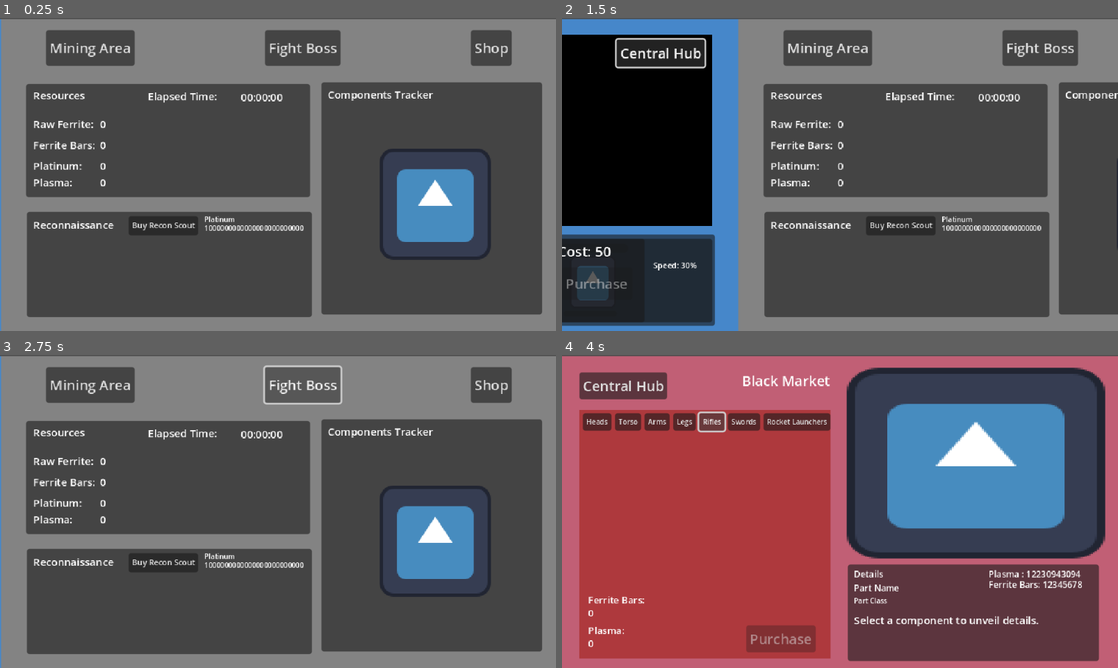
Above: before the commit, frames 1-4 (two rows, left to right).
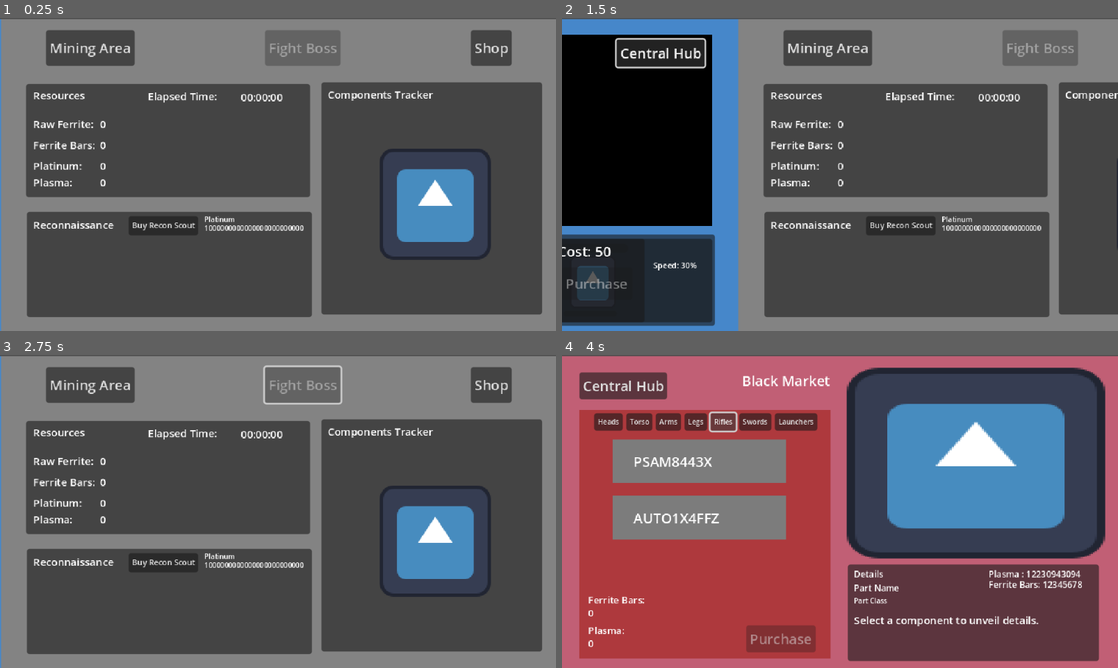
Above: after the commit, the same moments.

Repository: DennysGuy/MechvorIdle
Game: Godot game, scene res://src/scenes/MainHub.tscn
Two runs of this game, one before a commit and one after it. Both use one fixed random seed, a clock stepped at 60 frames per second and the inputs below. The engine's default icon, where the game draws it, is replaced by a stand-in: a white triangle on a blue panel in a dark square.
Inputs (mouse positions are in pixels of both pictures, inside the frame that each line leads up to):
- Up to frame 1 (0.25 s): no input
- Up to frame 2 (1.5 s): click "Mining Area" at 0.5 s; click "Central Hub" at 1.25 s
- Up to frame 3 (2.75 s): click (300, 383) at 2 s, where only the run before the commit has a clickable "Fight Boss"
- Up to frame 4 (4 s): click "Shop" at 2.75 s; click "Rifles" at 3.5 s

The runs differ from the first frame. In frame 1, 1.4% of the frame differs, in the area x 47-62%, y 4-16%; in frame 2, 1.4%; in frame 3, 0.1%; in frame 4, 10%, in the area x 3-49%, y 18-59%.

Commit message:
weapons can now be purchased...

Diff:
--- a/mechvoridle/src/ShopPane.tscn
+++ b/mechvoridle/src/ShopPane.tscn
@@ -115,9 +115,9 @@
 
 [node name="HBoxContainer" type="HBoxContainer" parent="ColorRect/Shop"]
 layout_mode = 0
-offset_left = 4.0
+offset_left = 17.0
 offset_top = 4.0
-offset_right = 282.0
+offset_right = 274.0
 offset_bottom = 24.0
 
 [node name="HeadsButton" type="Button" parent="ColorRect/Shop/HBoxContainer"]
@@ -153,7 +153,7 @@
 [node name="RocketLaunchersButton" type="Button" parent="ColorRect/Shop/HBoxContainer"]
 layout_mode = 2
 theme_override_font_sizes/font_size = 8
-text = "Rocket Launchers"
+text = "Launchers"
 
 [node name="ScrollContainer" type="ScrollContainer" parent="ColorRect/Shop"]
 layout_mode = 2
--- /dev/null
+++ b/mechvoridle/src/resources/mechcomponents/weapons/rifles/Rifle_1.tres
@@ -0,0 +1,20 @@
+[gd_resource type="Resource" script_class="MechWeapon" load_steps=2 format=3 uid="uid://dplngps46dubl"]
+
+[ext_resource type="Script" uid="uid://cs720t7rvcl3x" path="res://src/scripts/mechcomponents/mech_weapon.gd" id="1_yfro8"]
+
+[resource]
+script = ExtResource("1_yfro8")
+weapon_type = 1
+weapon_class = 1
+damage = 500
+number_of_hits = 1
+charge_time = 12.0
+charge_speed = 0.2
+accuracy = 0.8
+component_name = "PSAM8443X"
+description = "A plasma based rifle - designed to penatrate the toughest of armor"
+refined_ferrite_cost = 0
+plasma_cost = 0
+platinum_cost = 0
+category = 4
+metadata/_custom_type_script = "uid://cs720t7rvcl3x"
--- /dev/null
+++ b/mechvoridle/src/resources/mechcomponents/weapons/rifles/Rifle_2.tres
@@ -0,0 +1,20 @@
+[gd_resource type="Resource" script_class="MechWeapon" load_steps=2 format=3 uid="uid://dbxh8e0i8qfhr"]
+
+[ext_resource type="Script" uid="uid://cs720t7rvcl3x" path="res://src/scripts/mechcomponents/mech_weapon.gd" id="1_fd1e0"]
+
+[resource]
+script = ExtResource("1_fd1e0")
+weapon_type = 0
+weapon_class = 1
+damage = 40
+number_of_hits = 3
+charge_time = 95.0
+charge_speed = 0.3
+accuracy = 0.7
+component_name = "AUTO1X4FFZ"
+description = "Semi-long range rifle - great for barraging the enemy - though the bullets aren't the highest caliber"
+refined_ferrite_cost = 0
+plasma_cost = 0
+platinum_cost = 0
+category = 4
+metadata/_custom_type_script = "uid://cs720t7rvcl3x"
--- /dev/null
+++ b/mechvoridle/src/resources/mechcomponents/weapons/rocketlaunchers/Launcher-1.tres
@@ -0,0 +1,20 @@
+[gd_resource type="Resource" script_class="MechWeapon" load_steps=2 format=3 uid="uid://bhfpkfpplvoco"]
+
+[ext_resource type="Script" uid="uid://cs720t7rvcl3x" path="res://src/scripts/mechcomponents/mech_weapon.gd" id="1_bp2tl"]
+
+[resource]
+script = ExtResource("1_bp2tl")
+weapon_type = 0
+weapon_class = 2
+damage = 250
+number_of_hits = 4
+charge_time = 150.0
+charge_speed = 0.2
+accuracy = 0.4
+component_name = "RL99X346"
+description = "Sends a barrage of weapons and does high damage - though lower accuracy missles."
+refined_ferrite_cost = 0
+plasma_cost = 0
+platinum_cost = 0
+category = 4
+metadata/_custom_type_script = "uid://cs720t7rvcl3x"
--- /dev/null
+++ b/mechvoridle/src/resources/mechcomponents/weapons/rocketlaunchers/Launcher-2.tres
@@ -0,0 +1,20 @@
+[gd_resource type="Resource" script_class="MechWeapon" load_steps=2 format=3 uid="uid://d0us0h3brlcaf"]
+
+[ext_resource type="Script" uid="uid://cs720t7rvcl3x" path="res://src/scripts/mechcomponents/mech_weapon.gd" id="1_upxg4"]
+
+[resource]
+script = ExtResource("1_upxg4")
+weapon_type = 1
+weapon_class = 2
+damage = 250
+number_of_hits = 1
+charge_time = 180.0
+charge_speed = 0.2
+accuracy = 0.6
+component_name = "BIGK1X33ZOMG"
+description = "A power plasma based rocket launcher. "
+refined_ferrite_cost = 0
+plasma_cost = 0
+platinum_cost = 0
+category = 4
+metadata/_custom_type_script = "uid://cs720t7rvcl3x"
--- /dev/null
+++ b/mechvoridle/src/resources/mechcomponents/weapons/swords/Sword-1.tres
@@ -0,0 +1,20 @@
+[gd_resource type="Resource" script_class="MechWeapon" load_steps=2 format=3 uid="uid://baw08qvkimdvm"]
+
+[ext_resource type="Script" uid="uid://cs720t7rvcl3x" path="res://src/scripts/mechcomponents/mech_weapon.gd" id="1_wp7av"]
+
+[resource]
+script = ExtResource("1_wp7av")
+weapon_type = 0
+weapon_class = 0
+damage = 100
+number_of_hits = 2
+charge_time = 80.0
+charge_speed = 0.4
+accuracy = 0.9
+component_name = "ZZ19223X"
+description = "Short ranged swords that hit harder on lighter mechs."
+refined_ferrite_cost = 0
+plasma_cost = 0
+platinum_cost = 0
+category = 4
+metadata/_custom_type_script = "uid://cs720t7rvcl3x"
--- /dev/null
+++ b/mechvoridle/src/resources/mechcomponents/weapons/swords/Sword-2.tres
@@ -0,0 +1,20 @@
+[gd_resource type="Resource" script_class="MechWeapon" load_steps=2 format=3 uid="uid://brltesmvysom"]
+
+[ext_resource type="Script" uid="uid://cs720t7rvcl3x" path="res://src/scripts/mechcomponents/mech_weapon.gd" id="1_3d8cd"]
+
+[resource]
+script = ExtResource("1_3d8cd")
+weapon_type = 1
+weapon_class = 0
+damage = 150
+number_of_hits = 2
+charge_time = 115.0
+charge_speed = 0.3
+accuracy = 0.95
+component_name = "SAMJ-PSAM-MKII"
+description = "A great weapon for Plasma protected armor. Very accurate, but takes a little longer to charge."
+refined_ferrite_cost = 0
+plasma_cost = 0
+platinum_cost = 0
+category = 4
+metadata/_custom_type_script = "uid://cs720t7rvcl3x"
--- a/mechvoridle/src/scripts/GameManager.gd
+++ b/mechvoridle/src/scripts/GameManager.gd
@@ -141,9 +141,15 @@
 
 	if owned_components_count == MECH_PARTS_NEEDED:
 		can_fight_boss = true
-		GameManager.unlock_fight_button.emit()
+
 
 	print(owned_mech_components)
 
 func mech_component_slot_is_empty(category : String) -> bool:
+	if category == "Weapon":
+		if owned_mech_components["LeftWeapon"] == null or owned_mech_components["RightWeapon"] == null :
+			return true
+		else:
+			return false
+
 	return owned_mech_components[category] == null
--- a/mechvoridle/src/scripts/Panels/central_stats_panel.gd
+++ b/mechvoridle/src/scripts/Panels/central_stats_panel.gd
@@ -7,6 +7,7 @@
 @onready var ferrite_bars_count = $ColorRect/ResourcesPanel/FerriteBarsCount
 @onready var platinum_bars_count = $ColorRect/ResourcesPanel/PlatinumBarsCount
 @onready var plasma_count: Label = $ColorRect/ResourcesPanel/PlasmaCount
+@onready var start_fight_button: Button = $ColorRect/HBoxContainer/StartFight
 
 
 func _ready() -> void:
@@ -21,13 +22,14 @@
 	update_plasma_count()
 
 func _process(delta) -> void:
-	pass
-
+	if not GameManager.can_fight_boss:
+		start_fight_button.disabled = true
+	else:
+		start_fight_button.disabled = false
 
 func _on_start_fight_button_up():
 	if GameManager.can_fight_boss:
 		start_fight()
-
 
 func _on_mining_pane_navigation_button_up() -> void:
 	SignalBus.move_to_mining_pane.emit()
--- a/mechvoridle/src/scripts/ShopList.gd
+++ b/mechvoridle/src/scripts/ShopList.gd
@@ -18,16 +18,16 @@
 		1: preload("res://src/resources/mechcomponents/legs/mech_legs_2.tres")
 	},
 	"Rifles": {
-
+		0: preload("res://src/resources/mechcomponents/weapons/rifles/Rifle_1.tres"),
+		1: preload("res://src/resources/mechcomponents/weapons/rifles/Rifle_2.tres")
 	},
 	"Swords": {
-
-	},
-	"Shields": {
-
+		0: preload("res://src/resources/mechcomponents/weapons/swords/Sword-1.tres"),
+		1: preload("res://src/resources/mechcomponents/weapons/swords/Sword-2.tres")
 	},
 	"Rocket Launchers":{
-
+		0: preload("res://src/resources/mechcomponents/weapons/rocketlaunchers/Launcher-1.tres"),
+		1: preload("res://src/resources/mechcomponents/weapons/rocketlaunchers/Launcher-2.tres")
 	}
 
 
--- a/mechvoridle/src/scripts/mechcomponents/mech_weapon.gd
+++ b/mechvoridle/src/scripts/mechcomponents/mech_weapon.gd
@@ -1 +1,32 @@
 class_name MechWeapon extends MechComponent
+
+@export_enum("Normal", "Plasma") var weapon_type : int
+@export_enum("Sword", "Rifle", "RocketLauncher") var weapon_class : int
+enum WEAPON_TYPE {NORMAL, PLASMA}
+enum WEAPON_CLASS {SWORD, RIFLE, ROCKETLAUNCHER}
+
+@export var damage : int
+@export var number_of_hits : int
+@export var charge_time : float
+@export var charge_speed : float
+@export var accuracy : float
+
+func get_weapon_type() -> String:
+	match(weapon_type):
+		WEAPON_TYPE.NORMAL:
+			return "Normal"
+		WEAPON_TYPE.PLASMA:
+			return "Plasma"
+		_:
+			return ""
+
+func get_weapon_class() -> String:
+	match(weapon_class):
+		WEAPON_CLASS.SWORD:
+			return "Sword"
+		WEAPON_CLASS.RIFLE:
+			return "Rifle"
+		WEAPON_CLASS.ROCKETLAUNCHER:
+			return "Rocket Launcher"
+		_:
+			return ""
